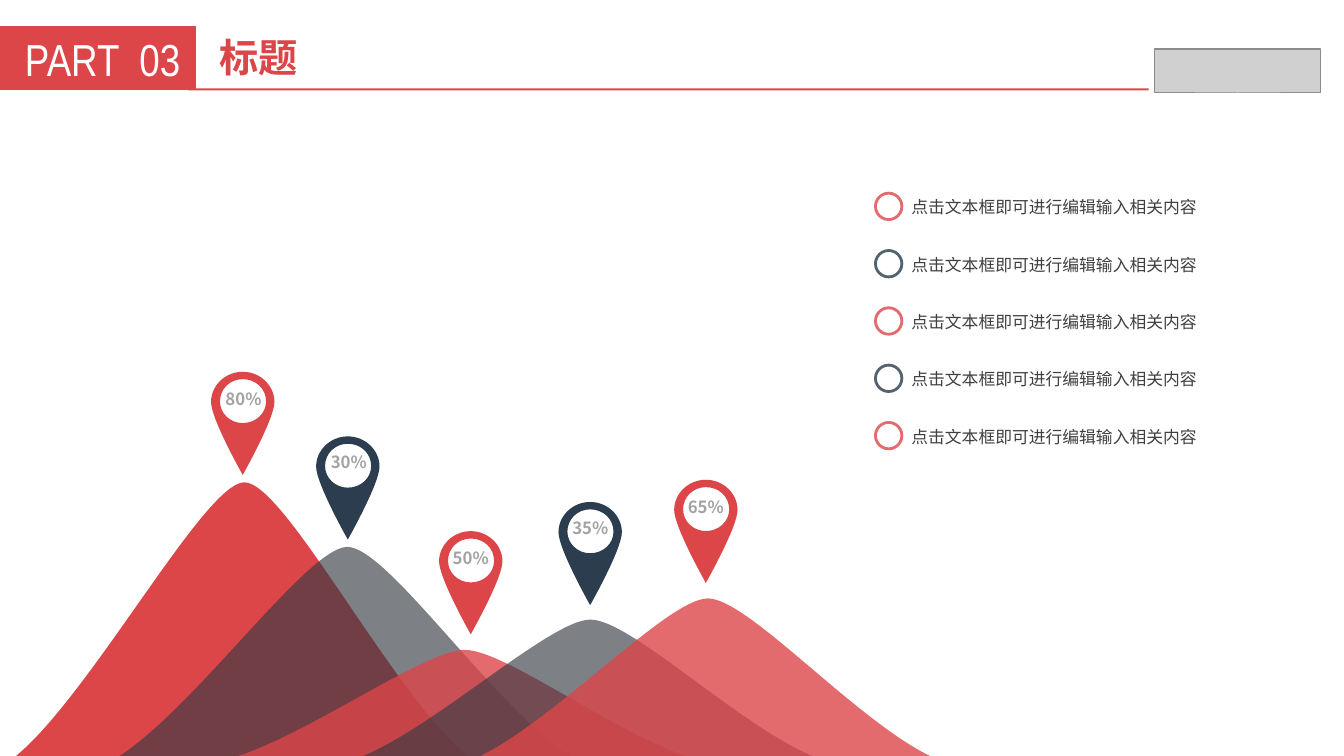
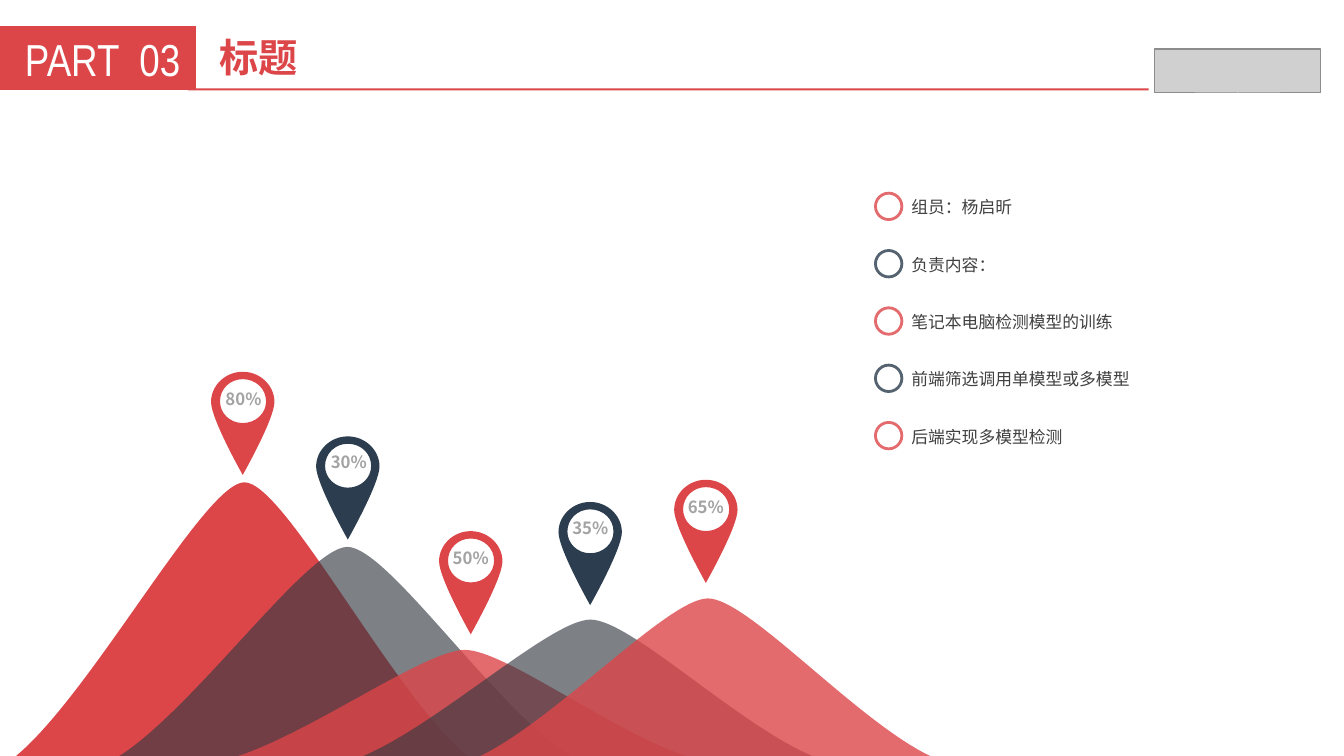
Before and after one commit to Deadnumb/OfficialVision, a slide deck: slide 9 of docs/办公室对象检测系统.pptx. Drawn at 1344x756 pixels with LibreOffice and Linux fonts; fonts in the diff are those of the drawing; grey boxes stand for pictures. Boxes give left, top, right and bottom in pixels: in the first picture for what was removed or moved away, otherwise in the second. Text is boxed around its words. In the diff, an @@ line names an element or a change of style, - is before the commit and + after.

Commit message:
修正全部模型调用bug

```diff
--- a/docs/办公室对象检测系统.pptx
+++ b/docs/办公室对象检测系统.pptx
@@ text at [911,199,1012,215]: text changed @@
-点击文本框即可进行编辑输入相关内容
+组员：杨启昕
@@ text at [911,257,995,273]: text changed @@
-点击文本框即可进行编辑输入相关内容
+负责内容：
@@ text at [911,314,1112,330]: text changed @@
-点击文本框即可进行编辑输入相关内容
+笔记本电脑检测模型的训练
@@ text at [911,371,1129,387]: text changed @@
-点击文本框即可进行编辑输入相关内容
+前端筛选调用单模型或多模型
@@ text at [911,429,1062,445]: text changed @@
-点击文本框即可进行编辑输入相关内容
+后端实现多模型检测
```
Also in this commit, not shown: 1 other slide changed, 4 slides added, 1 slide removed.
